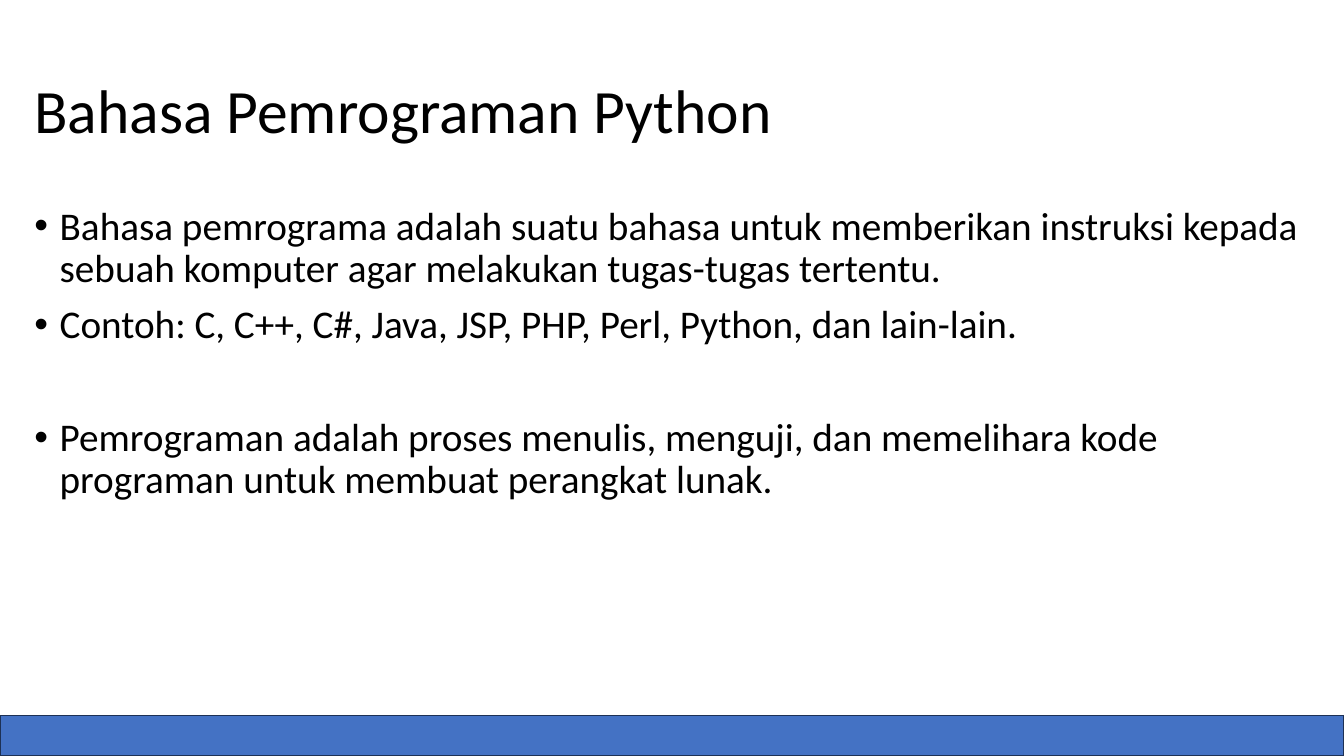
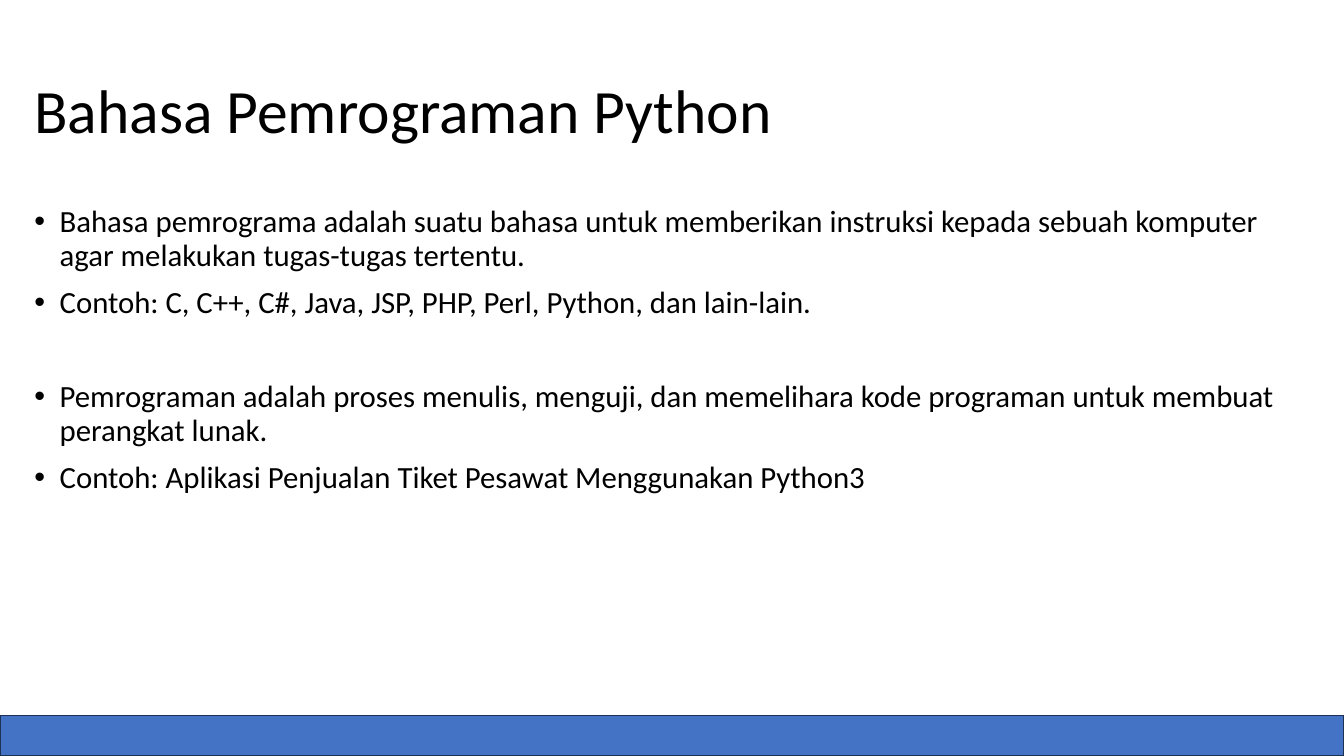
Before and after one commit to kusin/bahan-ajar-ML, a slide deck: slide 3 of dokumentasi ppt/Pertemuan 1 – Pengantar Bahasa Python.pptx (slide 4 before the commit). Drawn at 1344x756 pixels with LibreOffice and Linux fonts; fonts in the diff are those of the drawing. Boxes give left, top, right and bottom in pixels: in the first picture for what was removed or moved away, otherwise in the second. Text is boxed around its words. In the diff, an @@ line names an element or a change of style, - is before the commit and + after.

```diff
--- a/dokumentasi ppt/Pertemuan 1 – Pengantar Bahasa Python.pptx
+++ b/dokumentasi ppt/Pertemuan 1 – Pengantar Bahasa Python.pptx
@@ text at (60,210,1273,447): size 28 to 22 pt in "Bahasa pemrograma adalah suatu bahasa untuk memberikan ...", "Contoh: C, C++, C#, Java, JSP, PHP, ...", "Pemrograman adalah proses menulis, menguji, dan memelihara ..." @@
@@ text at (60,466,864,494): paragraph added @@
+• Contoh: Aplikasi Penjualan Tiket Pesawat Menggunakan Python3
```
Also in this commit, not shown: 6 other slides changed, 7 slides added, 2 slides removed, 10 other files.
